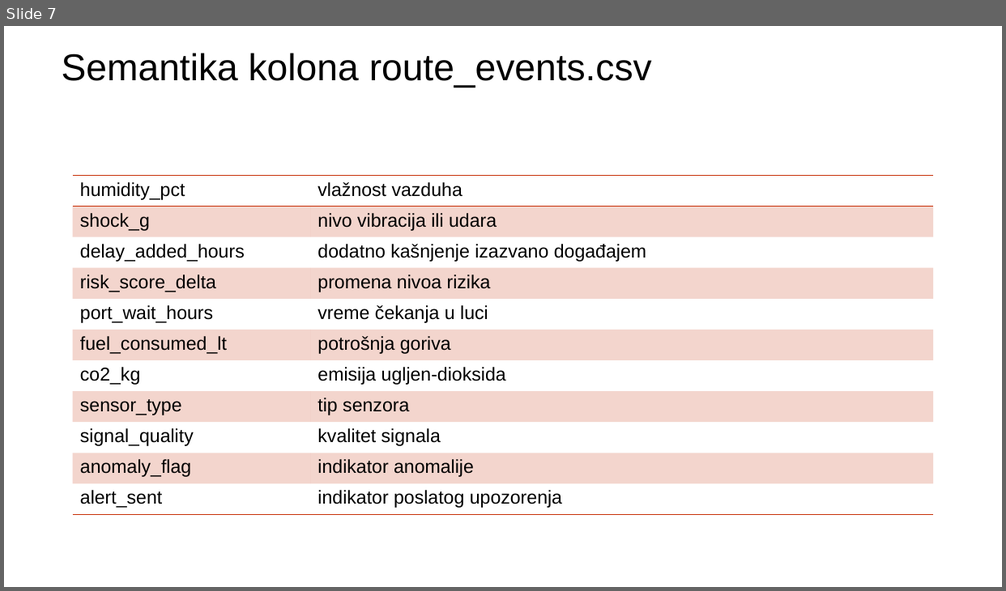
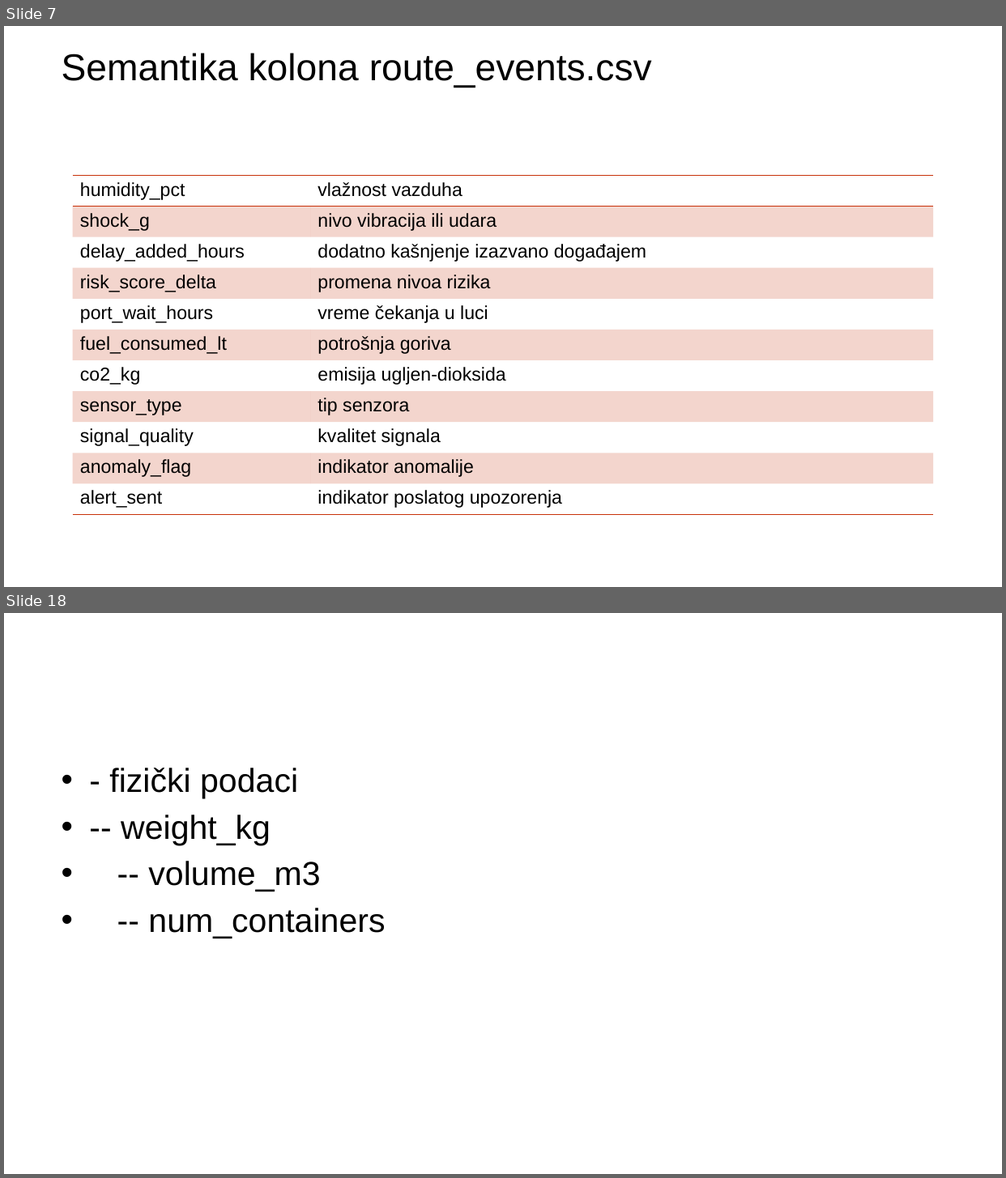
Before and after one commit to annaopi/sbp-projekat, a slide deck: Analiza pametne logistike globalnog uvoza (1).pptx. Shown one above the other, each under a label of ours: slide 7 before the commit, slides 7 and 18 after it; the slides between them are not shown. The pictures are 1006x591 and 1006x1178 pixels, drawn with LibreOffice and Linux fonts; fonts in the diff are those of the drawing; background and template pictures are left out. Boxes give left, top, right and bottom in pixels: in the first picture for what was removed or moved away, otherwise in the second. Text is boxed around its words. In the diff, an @@ line names an element or a change of style, - is before the commit and + after.

```diff
--- a/Analiza pametne logistike globalnog uvoza (1).pptx
+++ b/Analiza pametne logistike globalnog uvoza (1).pptx
@@ slide 18 added at bbox=[4, 613, 1002, 1174], background picture (left out) @@
@@ text added at bbox=[109, 768, 385, 939], 32 pt, text #000000 @@
+• - fizički podaci
+• -- weight_kg
+• -- volume_m3
+• -- num_containers
```
Also in this commit, not shown: 2 slides changed, 10 other slides added.
